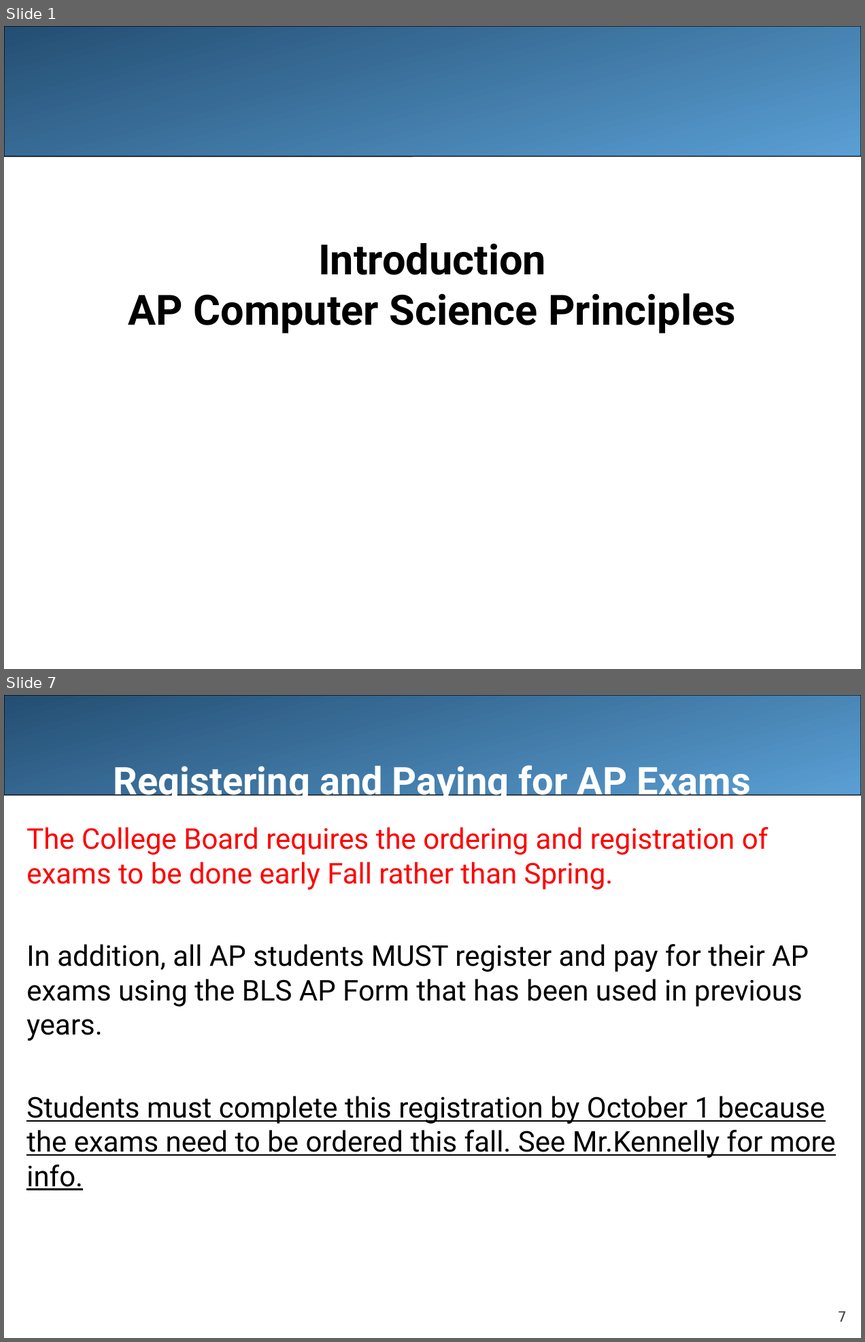
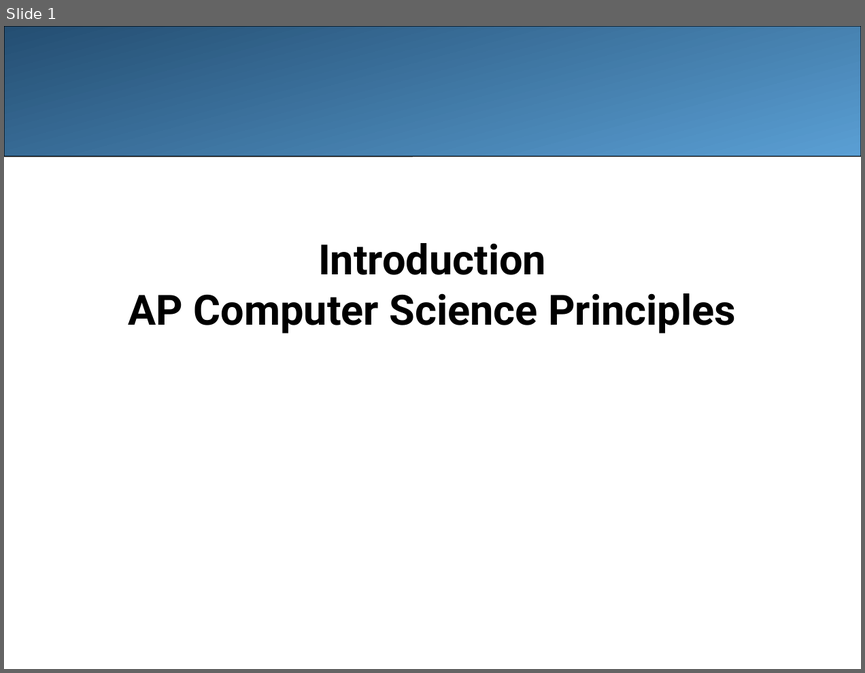
Before and after one commit to LongBaoNguyen/longbaonguyen.github.io, a slide deck: courses/apcsp/lecture0_Intro.ppt. Shown one above the other, each under a label of ours: slides 1 and 7 before the commit, slide 1 after it; the slides between them are not shown. The pictures are 865x1342 and 865x673 pixels, drawn with LibreOffice and Linux fonts; fonts in the diff are those of the drawing. Boxes give left, top, right and bottom in pixels: in the first picture for what was removed or moved away, otherwise in the second. Text is boxed around its words. In the diff, an @@ line names an element or a change of style, - is before the commit and + after.

```diff
--- a/courses/apcsp/lecture0_Intro.ppt
+++ b/courses/apcsp/lecture0_Intro.ppt
@@ slide 7 removed at (4,695,861,1338), background #FFFFFF @@
@@ rounded rectangle removed at (4,695,861,795) @@
@@ title removed at (113,765,751,804) @@
-Registering and Paying for AP Exams
@@ text removed at (26,827,836,1190) @@
-The College Board requires the ordering and registration of exams to be done early Fall rather than Spring.
-In addition, all AP students MUST register and pay for their AP exams using the BLS AP Form that has been used in previous years.
-Students must complete this registration by October 1 because the exams need to be ordered this fall. See Mr.Kennelly for more info.
@@ page number removed at (838,1310,847,1321) @@
-7
```
Also in this commit, not shown: 5 slides changed, 1 slide added, 1 other slide removed, 5 other files.
